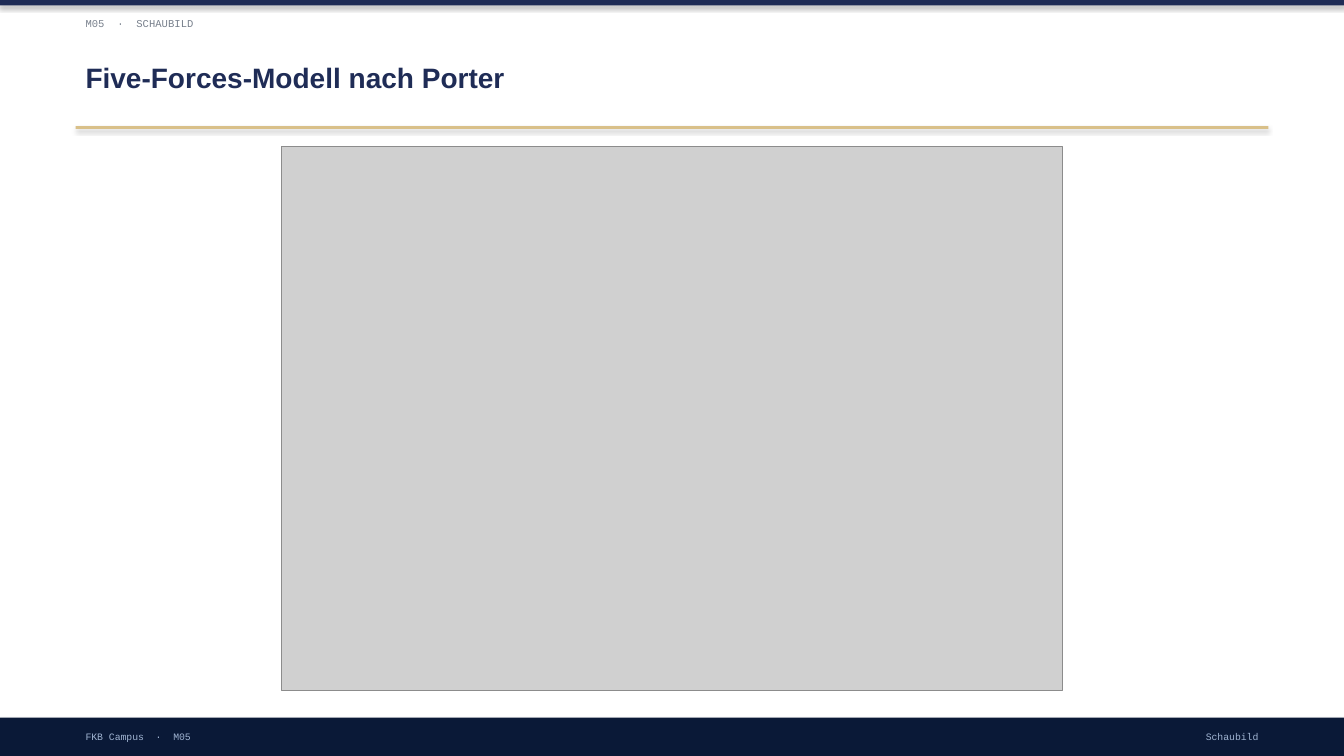
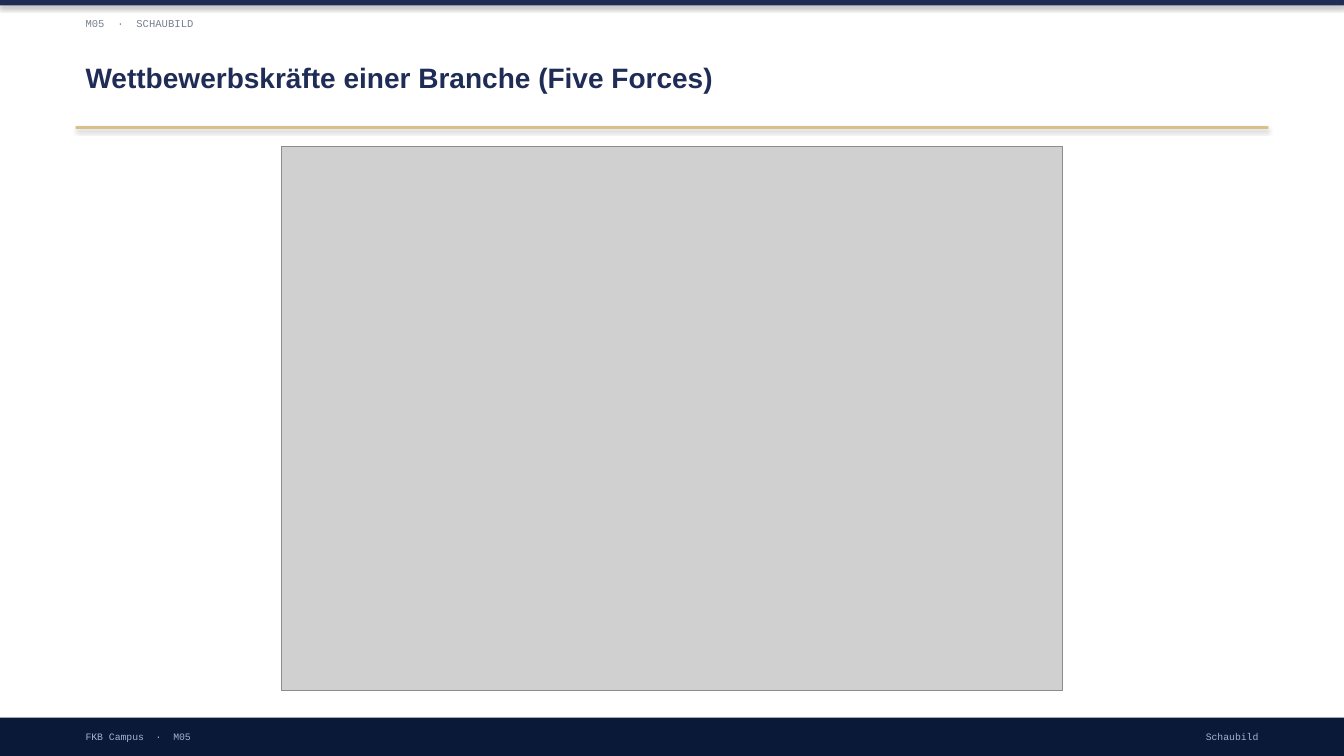
Before and after one commit to ck5rqc47pr-byte/firmenkundenakademie-online, a slide deck: slide 9 of protected-downloads/praesentation/M05.pptx (slide 6 before the commit). Drawn at 1344x756 pixels with LibreOffice and Linux fonts; fonts in the diff are those of the drawing; grey boxes stand for pictures. Boxes give left, top, right and bottom in pixels: in the first picture for what was removed or moved away, otherwise in the second. Text is boxed around its words. In the diff, an @@ line names an element or a change of style, - is before the commit and + after.

```diff
--- a/protected-downloads/praesentation/M05.pptx
+++ b/protected-downloads/praesentation/M05.pptx
@@ text at (86, 67, 712, 93): text changed @@
-Five-Forces-Modell nach Porter
+Wettbewerbskräfte einer Branche (Five Forces)
```
Also in this commit, not shown: 4 other slides changed, 17 slides added, 7 slides removed, 1 other file.
